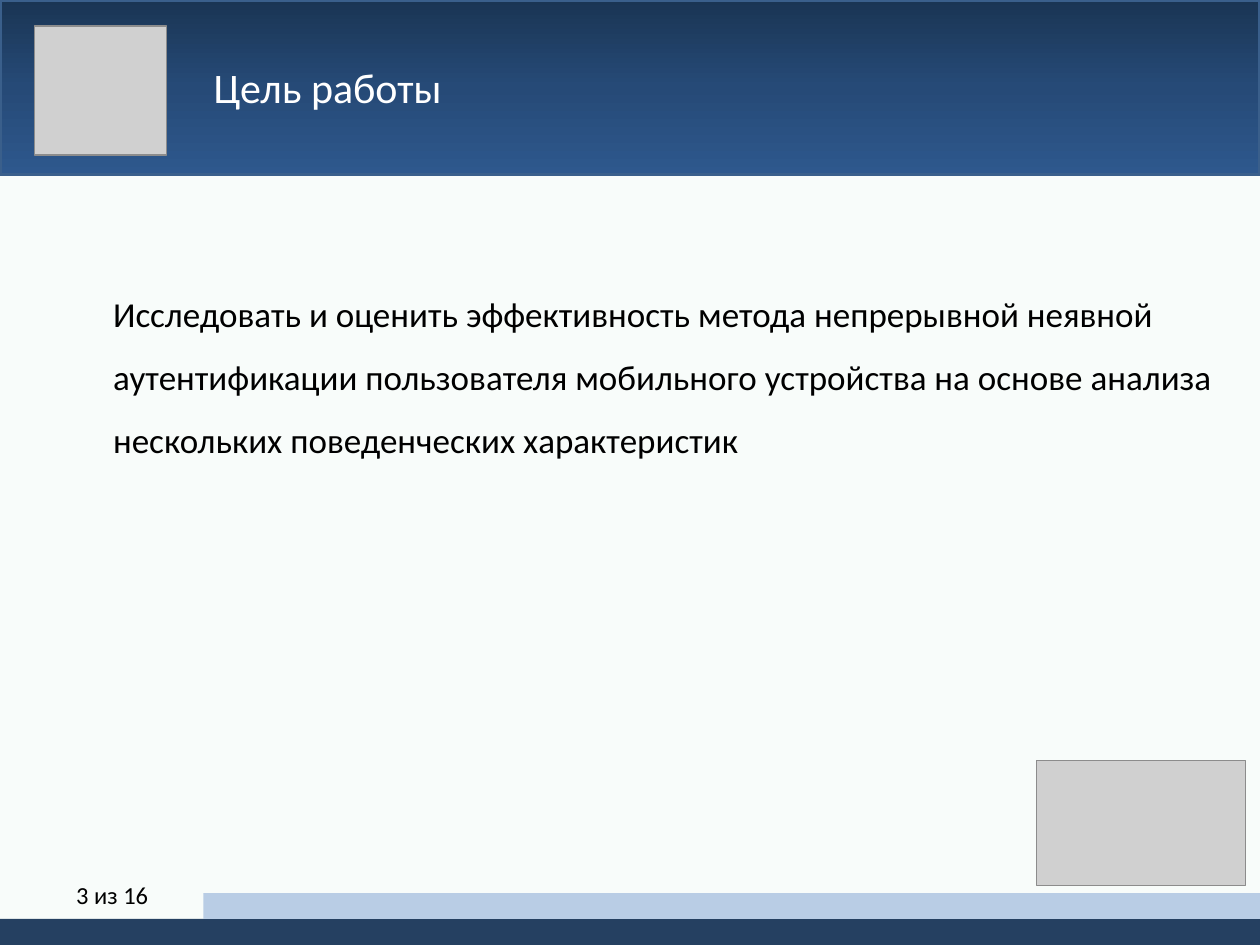
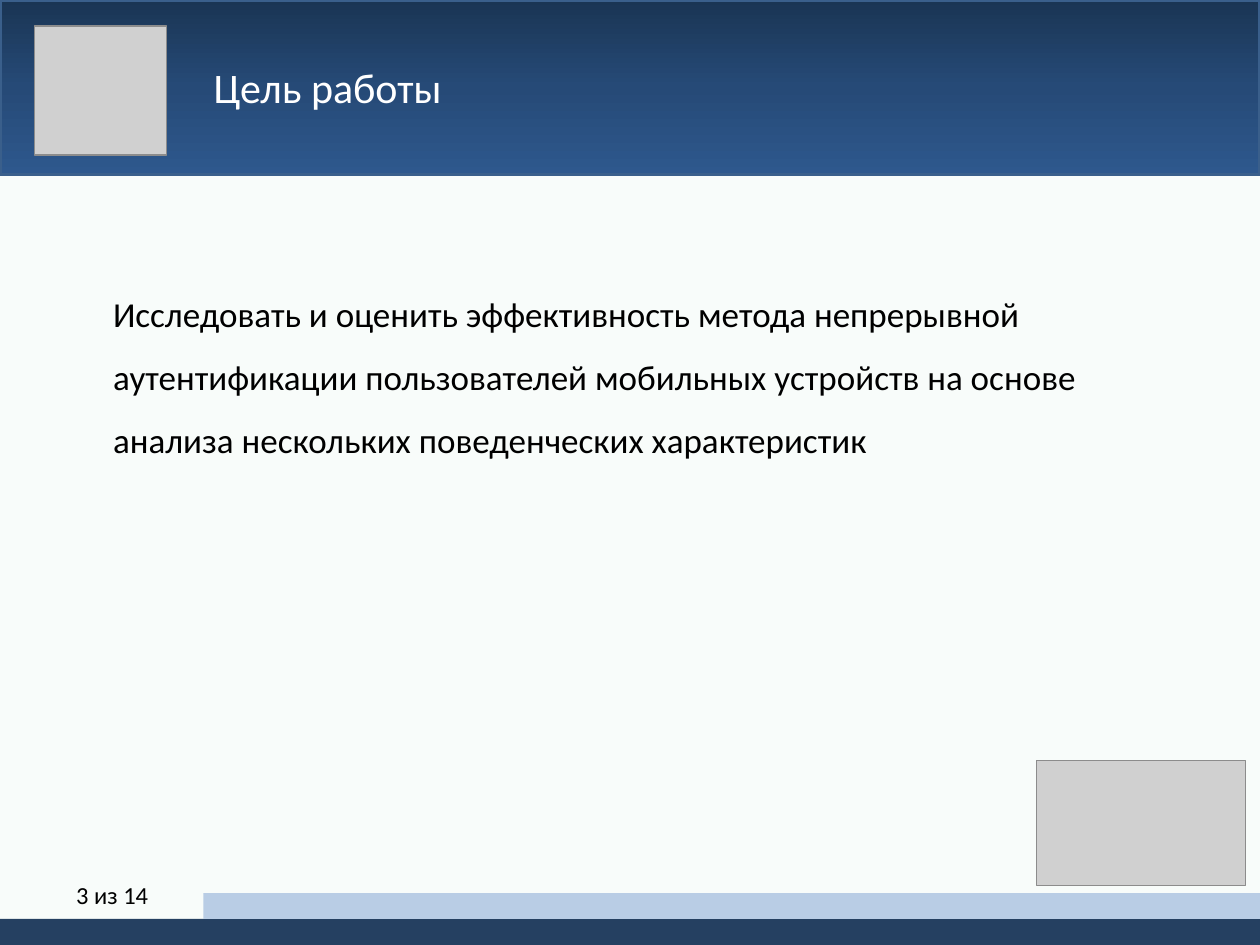
Before and after one commit to yerseg/bachelor_thesis, a slide deck: slide 3 of thesis_presentation.pptx. Drawn at 1260x945 pixels with LibreOffice and Linux fonts; fonts in the diff are those of the drawing; grey boxes stand for pictures. Boxes give left, top, right and bottom in pixels: in the first picture for what was removed or moved away, otherwise in the second. Text is boxed around its words. In the diff, an @@ line names an element or a change of style, - is before the commit and + after.

```diff
--- a/thesis_presentation.pptx
+++ b/thesis_presentation.pptx
@@ text at <box>113,303,1076,459</box>: text changed @@
-Исследовать и оценить эффективность метода непрерывной неявной аутентификации пользователя мобильного устройства на основе анализа нескольких поведенческих характеристик
+Исследовать и оценить эффективность метода непрерывной аутентификации пользователей мобильных устройств на основе анализа нескольких поведенческих характеристик
@@ page number at <box>76,888,148,904</box>: text changed @@
-3 из 16
+3 из 14
```
Also in this commit, not shown: 8 other slides changed, 2 slides added, 4 slides removed.
